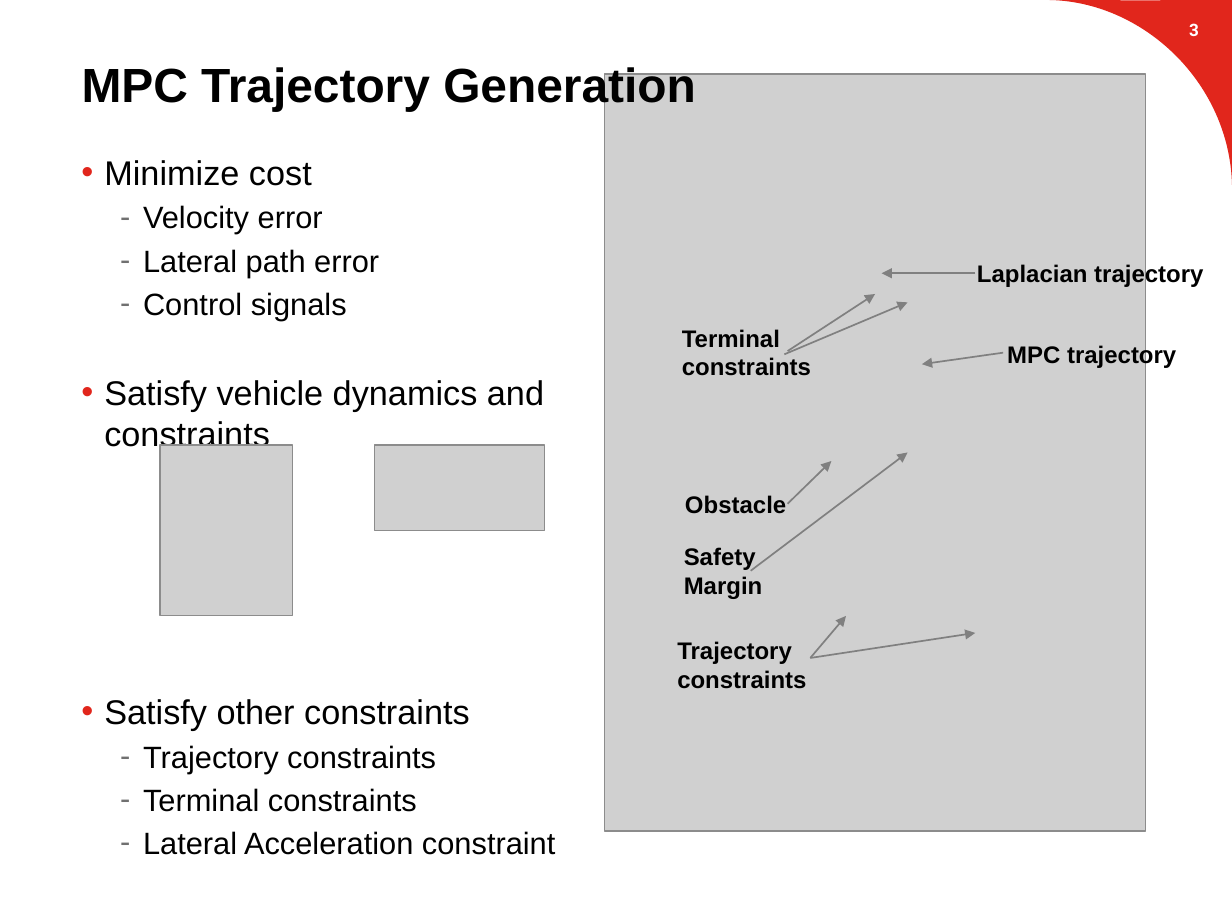
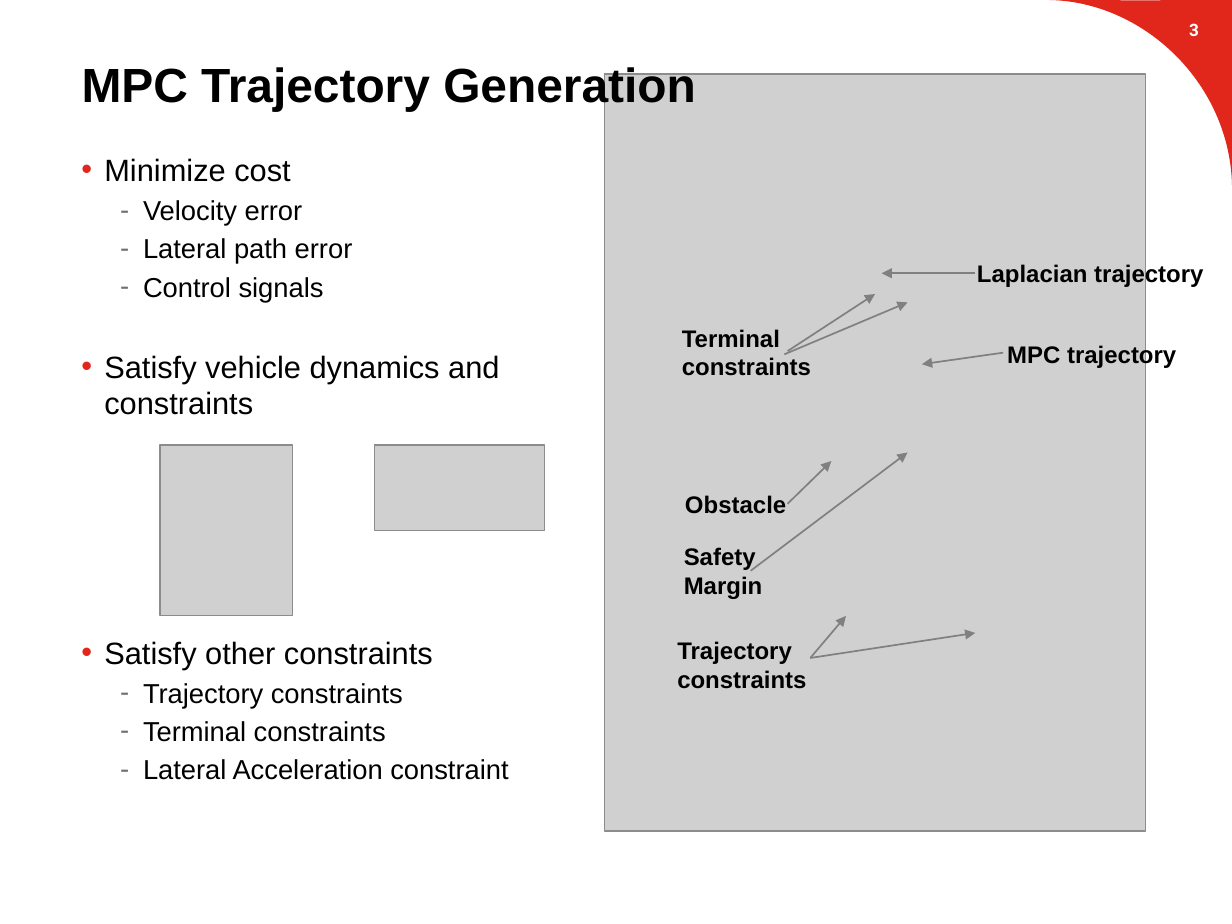
Before and after one commit to suvoganguli/GIG-MPC-Laplacian, a slide deck: slide 4 of 2D Results (mid-term short).pptx. Drawn at 1232x924 pixels with LibreOffice and Linux fonts; fonts in the diff are those of the drawing; grey boxes stand for pictures; background and template pictures are left out. Boxes give left, top, right and bottom in pixels: in the first picture for what was removed or moved away, otherwise in the second. Text is boxed around its words. In the diff, an @@ line names an element or a change of style, - is before the commit and + after.

```diff
--- a/2D Results (mid-term short).pptx
+++ b/2D Results (mid-term short).pptx
@@ text "Minimize cost" at (x1=104, y1=158, x2=508, y2=780): size 20 to 18 pt in "Minimize cost", "Satisfy vehicle dynamics and constraints", "Satisfy other constraints"; size 18 to 16 pt in "Velocity error", "Lateral path error", "Control signals", "Trajectory constraints" and 2 more places @@
```
Also in this commit, not shown: 2 other slides changed, 2 slides added, 3 slides removed.
